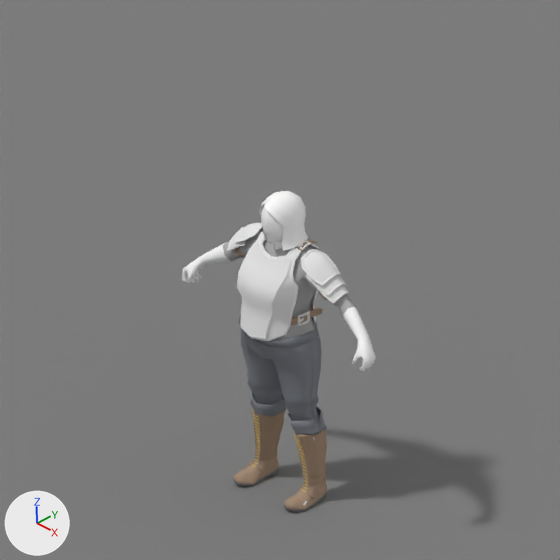
An edit to the Blender file hero/armor/traveler.blend, drawn before and after from the same camera.
Rendered twice from the file's camera 'Camera'. Lighting does not change. The marker at lower left points along +X, +Y and +Z.

The older version as bpy lines, for what is in view:
```python
ob_leatherboots = bpy.data.objects.new('LeatherBoots', me_mehumanmale_007)
ob_leatherboots.location = (0.0, 0.0, 0.01)
ob_steelbreastplate = bpy.data.objects.new('SteelBreastplate', me_mehumanmale_003)
ob_steelbreastplate.location = (0.0, 0.0, 0.01)
ob_steelpauldrons = bpy.data.objects.new('SteelPauldrons', me_mehumanmale_001)
ob_steelpauldrons.location = (0.0, 0.0, 0.01)
# also in view: 'HumanFemale' at (0.0, -0.002, 0.856); 'Pants' at (0.0, 0.0, 0.693); 'Hair' at (0.003, 0.016, 1.572); 'Plane.001' at (0.0, 0.0, 0.0)
```
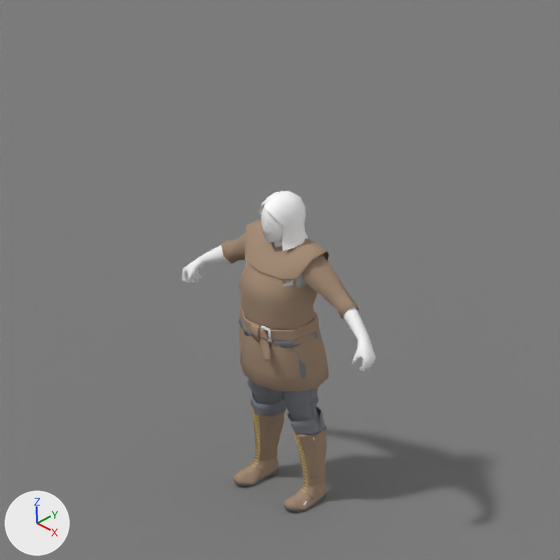
Commit message: Hauberk wip

What changed in the scene script:
```text
Add me_mehumanmale_008:
    me_mehumanmale_008.from_pydata(...)  # 120 vertices, 81 faces; spans x -0.205..0.207, y -0.195..0.171, z 0.777..0.959
    me_mehumanmale_008.polygons.foreach_set('use_smooth', [True] * 81)
    # faces by material slot: [18, 63]
    me_mehumanmale_008.materials.append(mat_steel_001)  # its picture is missing
    me_mehumanmale_008.materials.append(mat_leather_001)  # its picture is missing
Add me_mehumanmale_000:
    me_mehumanmale_000.from_pydata(...)  # 286 vertices, 248 faces; spans x -0.463..0.463, y -0.196..0.212, z 0.669..1.45
    me_mehumanmale_000.polygons.foreach_set('use_smooth', [True] * 248)
    me_mehumanmale_000.materials.append(mat_leather)  # its picture is missing
Remove ob_steelpauldrons:
    ob_steelpauldrons = bpy.data.objects.new('SteelPauldrons', me_mehumanmale_001)
    ob_steelpauldrons.location = (0.0, 0.0, 0.01)
    _m = ob_steelpauldrons.modifiers.new('EdgeSplit', 'EDGE_SPLIT')
    _m.use_edge_angle = False
Remove ob_steelbreastplate:
    ob_steelbreastplate = bpy.data.objects.new('SteelBreastplate', me_mehumanmale_003)
    ob_steelbreastplate.location = (0.0, 0.0, 0.01)
    _m = ob_steelbreastplate.modifiers.new('EdgeSplit', 'EDGE_SPLIT')
    _m.use_edge_angle = False
Add ob_leatherbelt:
    ob_leatherbelt = bpy.data.objects.new('LeatherBelt', me_mehumanmale_008)
    ob_leatherbelt.location = (0.0, -0.004, 0.088)
    _m = ob_leatherbelt.modifiers.new('EdgeSplit', 'EDGE_SPLIT')
    _m.use_edge_angle = False
Add ob_gambeson:
    ob_gambeson = bpy.data.objects.new('Gambeson', me_mehumanmale_000)
    ob_gambeson.location = (0.0, 0.0, 0.01)
    _m = ob_gambeson.modifiers.new('EdgeSplit', 'EDGE_SPLIT')
    _m.split_angle = 0.00914
    _m.use_edge_angle = False
```

Pixel boxes [x1, y1, x2, y2] of what changed, in the pictures (560 x 560 px):
'Gambeson', added (brown): after [221, 218, 359, 392]
'SteelBreastplate', deleted: before [237, 231, 322, 341]
    faces in mat_steel_002 (its picture is missing): [237, 231, 320, 341]
    faces in mat_leather_002 (its picture is missing): [290, 240, 322, 326]
'SteelPauldrons', deleted: before [227, 223, 349, 303]
    faces in mat_steel_001 (its picture is missing): [227, 223, 349, 303]
'LeatherBelt', added (brown): after [239, 306, 319, 361]
    faces in mat_leather_001 (its picture is missing): [239, 306, 319, 361]
